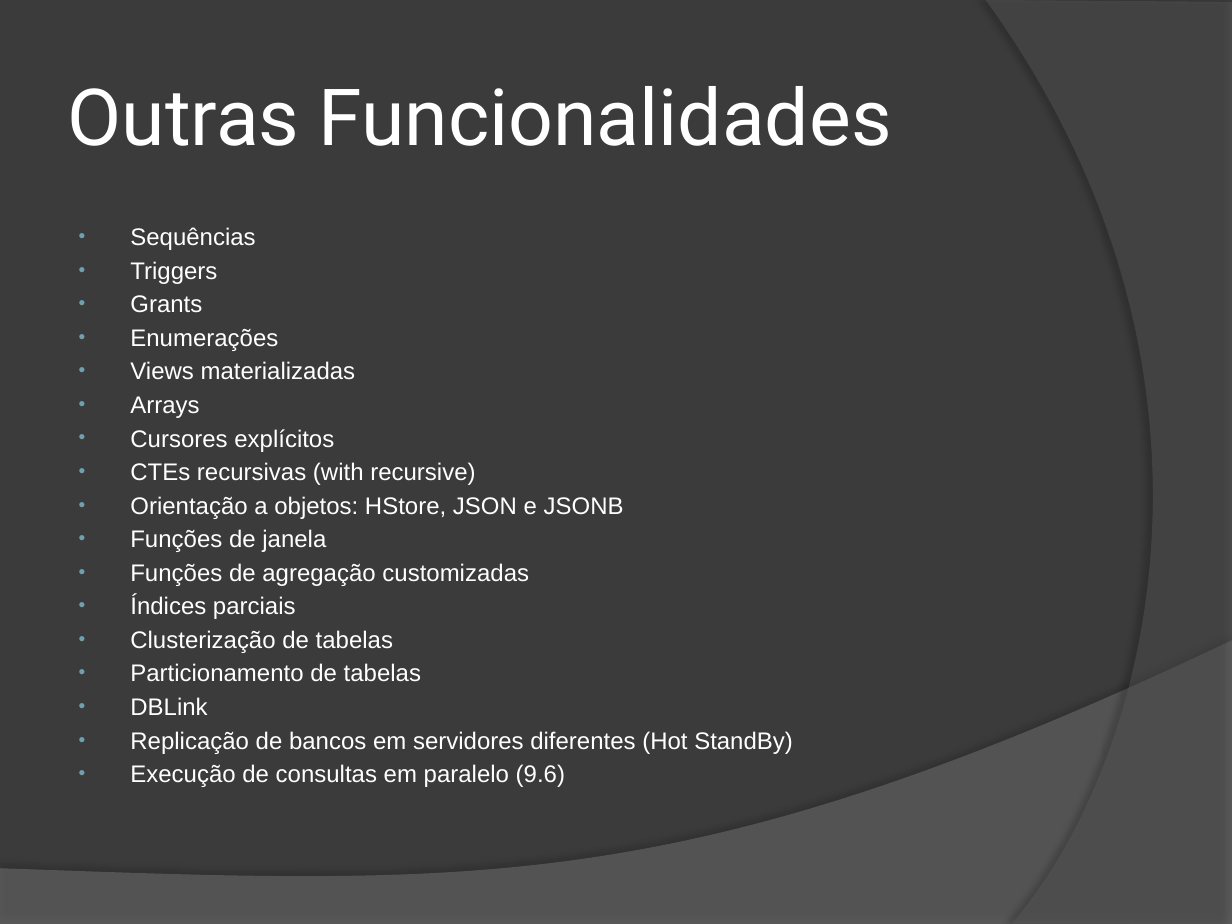
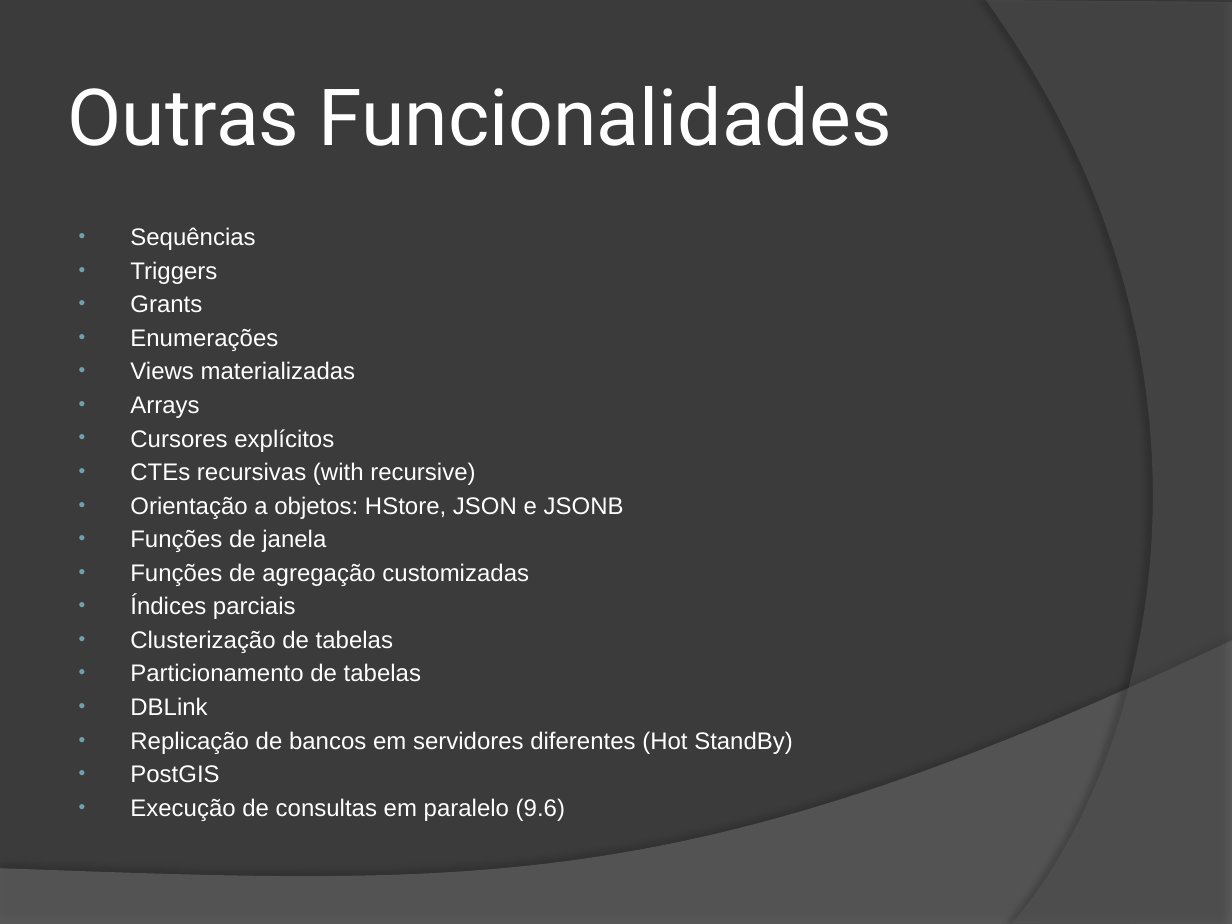
Before and after one commit to wind39/wind39.github.io, a slide deck: slide 59 of curso/modulo3capitulo5.pptx (slide 54 before the commit). Drawn at 1232x924 pixels with LibreOffice and Linux fonts; fonts in the diff are those of the drawing. Boxes give left, top, right and bottom in pixels: in the first picture for what was removed or moved away, otherwise in the second. Text is boxed around its words. In the diff, an @@ line names an element or a change of style, - is before the commit and + after.

```diff
--- a/curso/modulo3capitulo5.pptx
+++ b/curso/modulo3capitulo5.pptx
@@ text at bbox=[130, 765, 219, 783]: paragraph added @@
+• PostGIS
```
Also in this commit, not shown: 1 other slide changed, 5 slides added, 3 other files.
